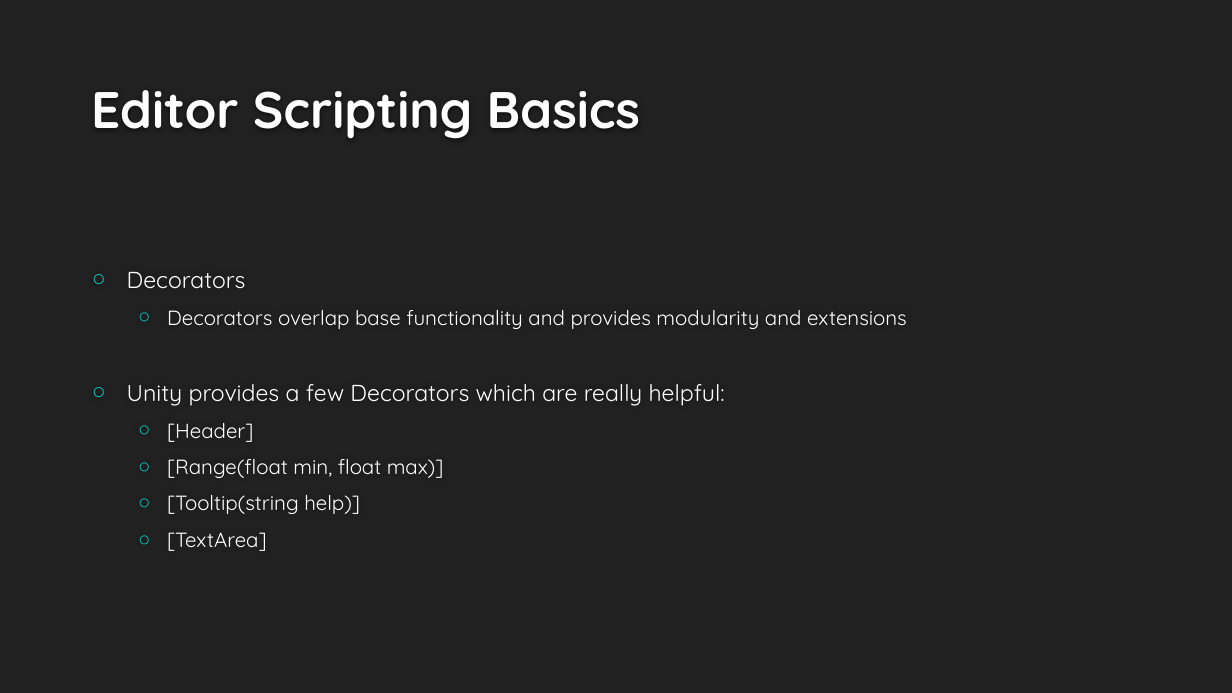
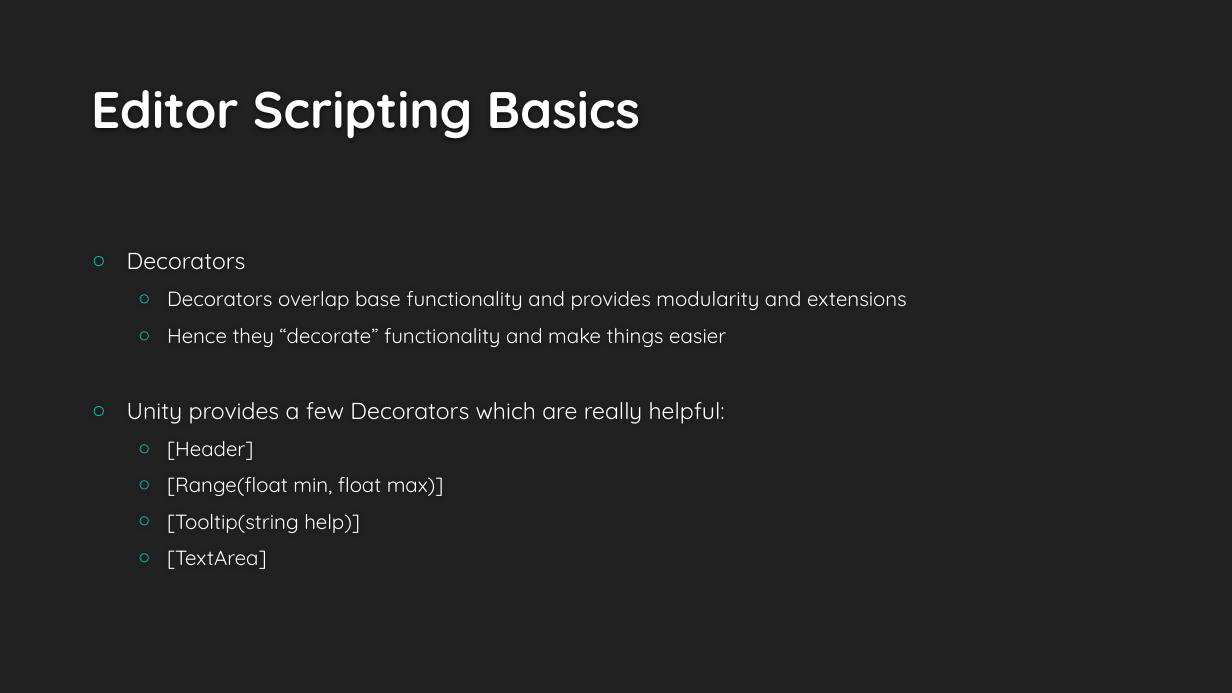
Before and after one commit to psuong/editor-scripting-class, a slide deck: slide 3 of Editor Scripting in Unity.pptx. Drawn at 1232x693 pixels with LibreOffice and Linux fonts; fonts in the diff are those of the drawing; background and template pictures are left out. Boxes give left, top, right and bottom in pixels: in the first picture for what was removed or moved away, otherwise in the second. Text is boxed around its words. In the diff, an @@ line names an element or a change of style, - is before the commit and + after.

```diff
--- a/Editor Scripting in Unity.pptx
+++ b/Editor Scripting in Unity.pptx
@@ text at [167, 328, 726, 347]: paragraph added @@
+  ○ Hence they “decorate” functionality and make things easier
```
Also in this commit, not shown: 6 other slides changed, 4 slides added, 5 other files.
